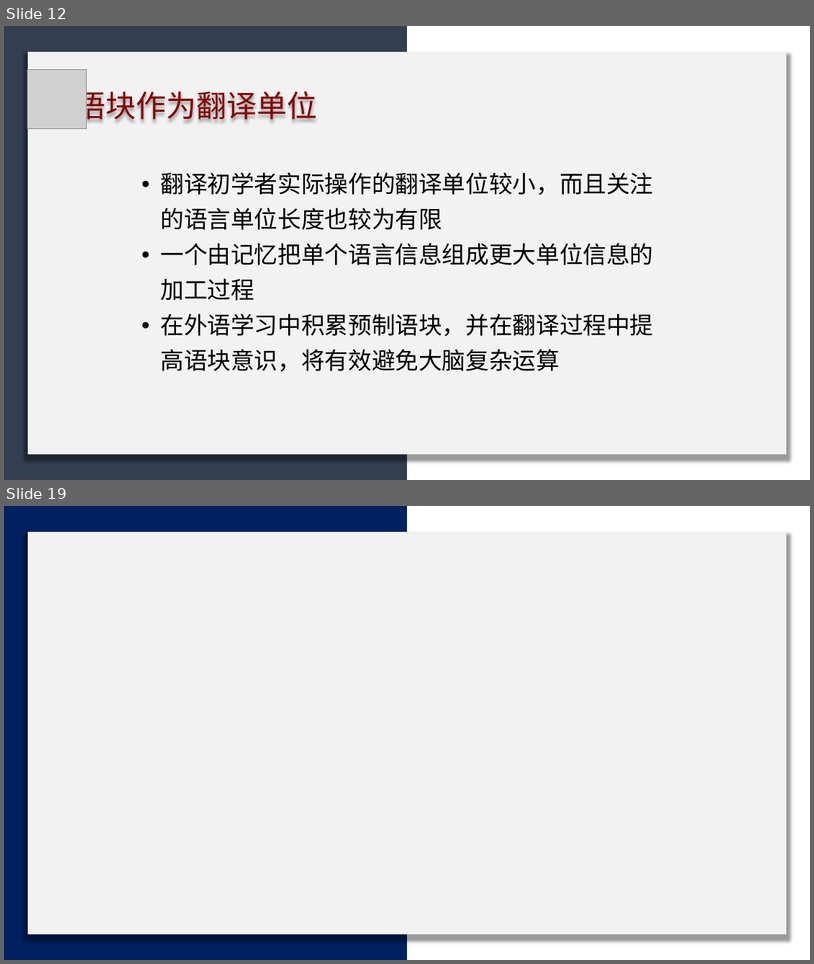
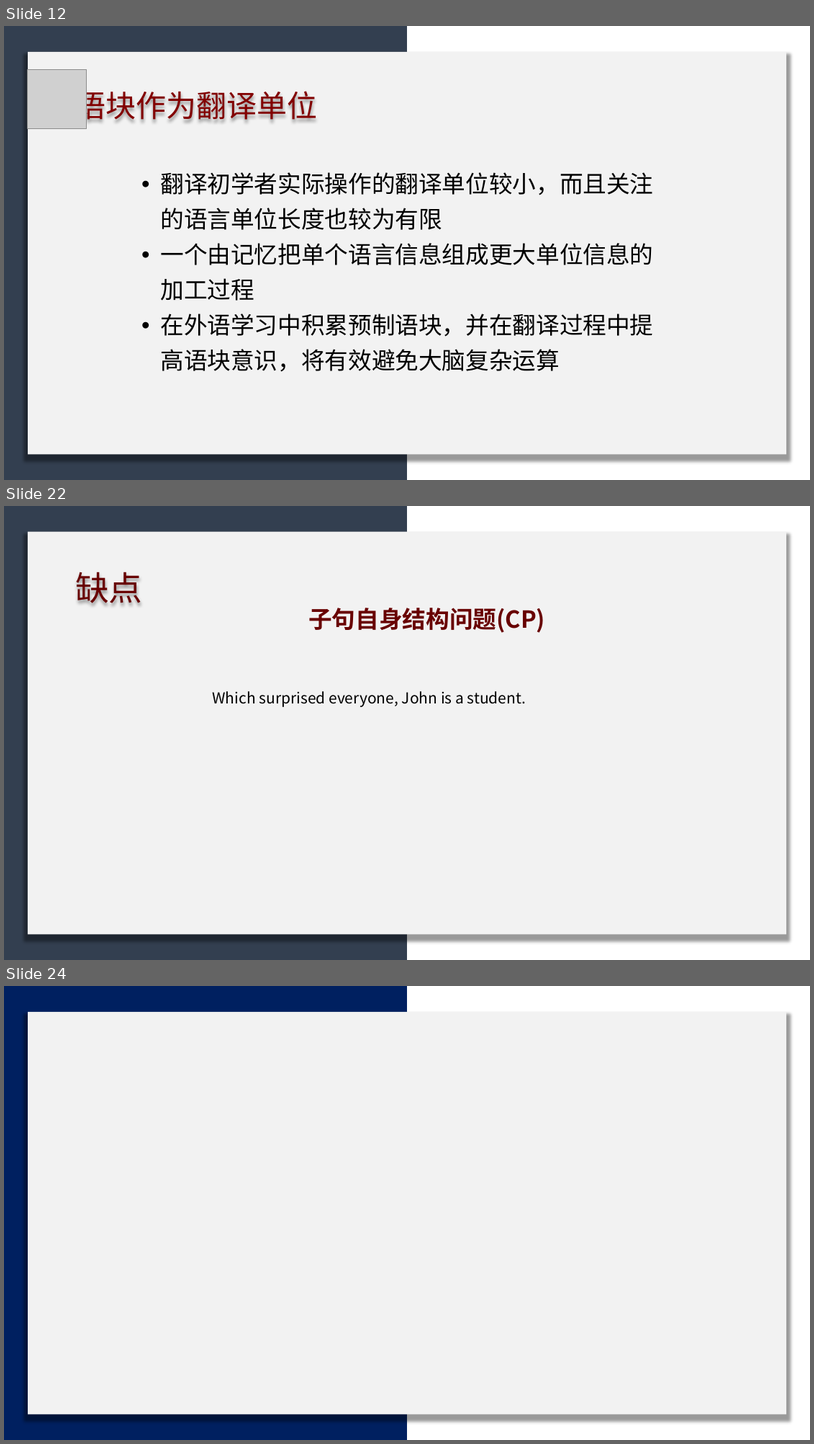
Before and after one commit to licheng0573/RosettaStone, a slide deck: 二组展示_10_24.pptx. Shown one above the other, each under a label of ours: slides 12 and 19 before the commit, slides 12, 22 and 24 after it; the slides between them are not shown. The pictures are 814x964 and 814x1444 pixels, drawn with LibreOffice and Linux fonts; fonts in the diff are those of the drawing; grey boxes stand for pictures. Boxes give left, top, right and bottom in pixels: in the first picture for what was removed or moved away, otherwise in the second. Text is boxed around its words. In the diff, an @@ line names an element or a change of style, - is before the commit and + after.

```diff
--- a/二组展示_10_24.pptx
+++ b/二组展示_10_24.pptx
@@ slide 22 added at (x1=4, y1=506, x2=810, y2=960), background #FFFFFF @@
@@ rectangle added at (x1=4, y1=506, x2=407, y2=960), fill #333F50 @@
@@ rectangle added at (x1=28, y1=531, x2=787, y2=934), fill #F2F2F2 @@
@@ text added at (x1=75, y1=572, x2=142, y2=603), 40 pt, text #680000 @@
+缺点
@@ text added at (x1=309, y1=608, x2=545, y2=633), 28 pt, text #680000, bold @@
+子句自身结构问题(CP)
@@ text added at (x1=213, y1=691, x2=526, y2=707), 18 pt, text #000000 @@
+Which surprised everyone, John is a student.
@@ what was slide 19 is now slide 24 @@
```
Also in this commit, not shown: 6 slides changed, 5 other slides added, 1 slide removed, 1 other file.
